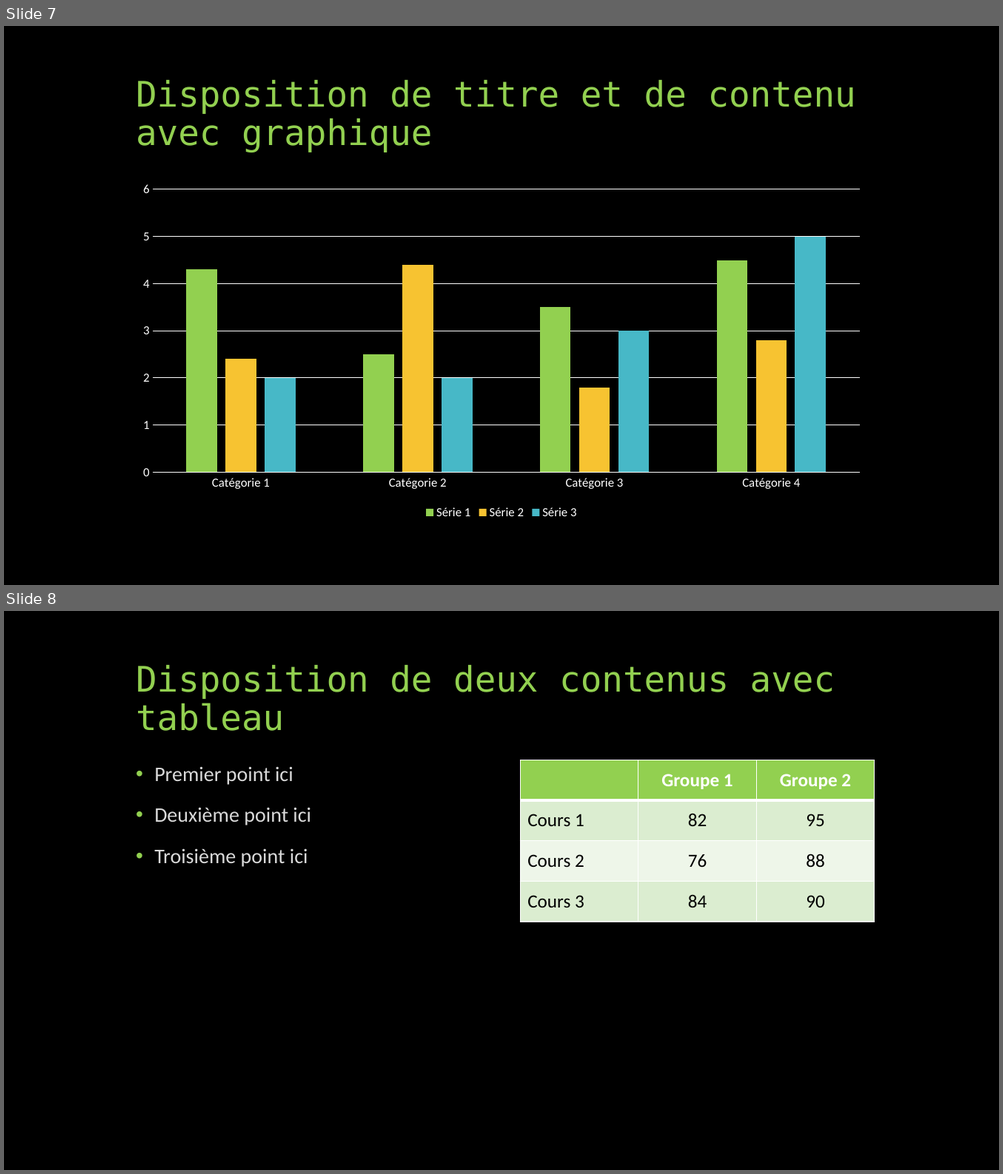
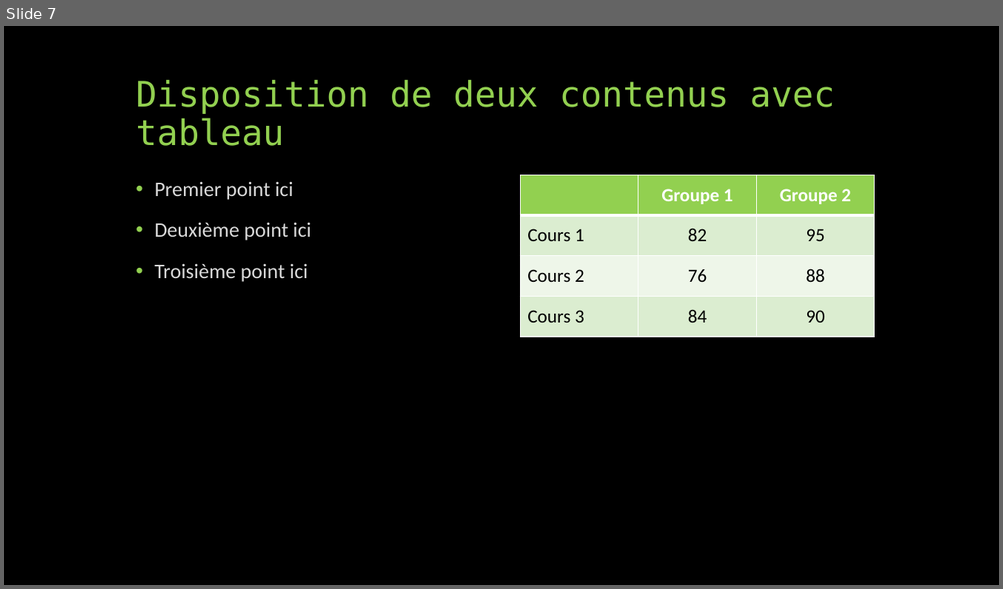
Before and after one commit to webew/testGit, a slide deck: git.pptx. Shown one above the other, each under a label of ours: slides 7 and 8 before the commit, slide 7 after it. The pictures are 1003x1174 and 1003x589 pixels, drawn with LibreOffice and Linux fonts; fonts in the diff are those of the drawing. Boxes give left, top, right and bottom in pixels: in the first picture for what was removed or moved away, otherwise in the second. Text is boxed around its words. In the diff, an @@ line names an element or a change of style, - is before the commit and + after.

```diff
--- a/git.pptx
+++ b/git.pptx
@@ slide 7 removed at box(4, 26, 999, 585), background #000000 @@
@@ title removed at box(136, 80, 856, 153) @@
-Disposition de titre et de contenu avec graphique
@@ column chart removed at box(128, 175, 875, 524) @@
-categories: Catégorie 1, Catégorie 2, Catégorie 3, Catégorie 4
-Série 1: 4.3, 2.5, 3.5, 4.5
-Série 2: 2.4, 4.4, 1.8, 2.8
-Série 3: 2, 2, 3, 5
@@ what was slide 8 is now slide 7 @@
```
Also in this commit, not shown: 1 slide added, 7 other slides removed.
